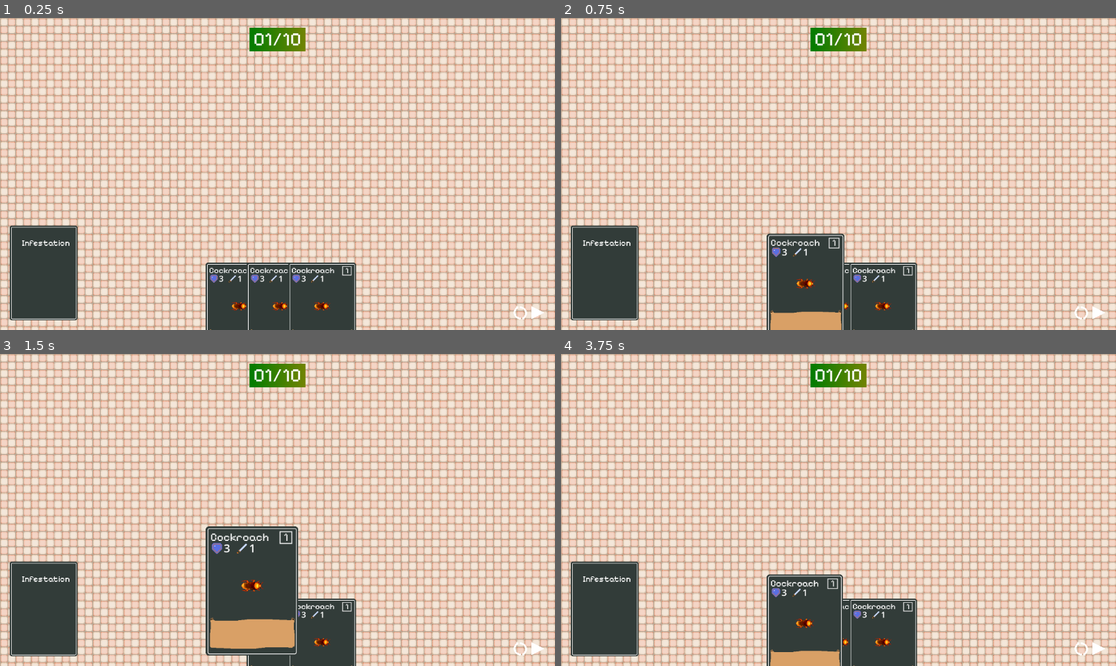
Above: before the commit, frames 1-4 (two rows, left to right).
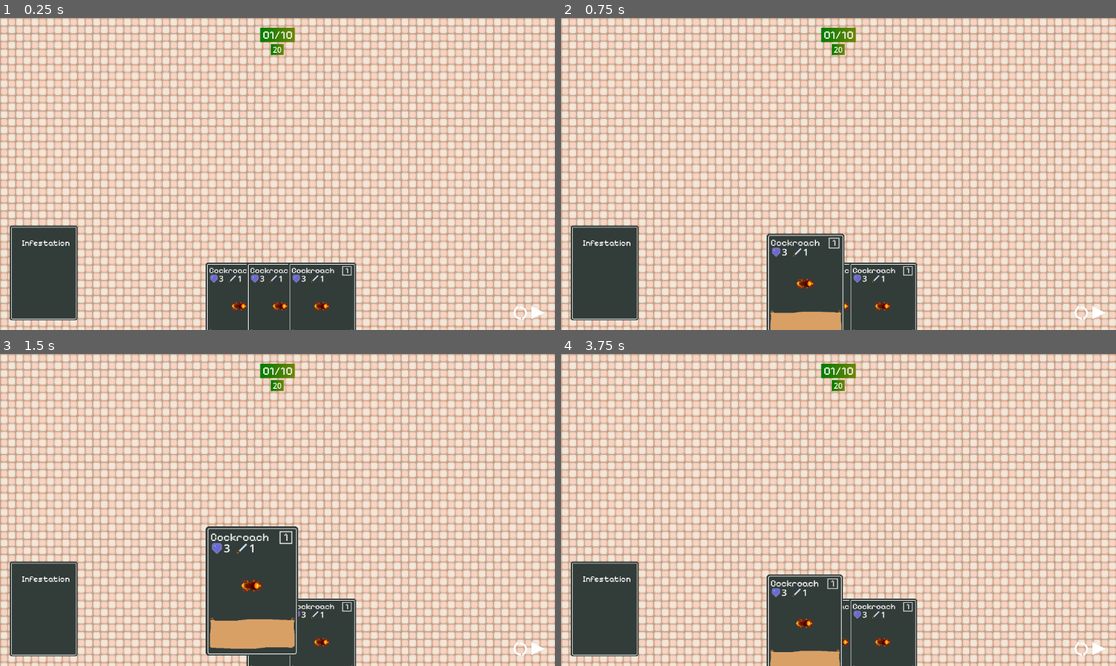
Above: after the commit, the same moments.

Repository: Degenerate-Games/Infestation
Game: Godot game, scene res://scenes/levels/5starkitchen.tscn
Same seed, same stepped clock (60 frames per second), same inputs: the game is played once before the commit and once after it.
Inputs (mouse positions are in pixels of both pictures, inside the frame that each line leads up to):
- Up to frame 1 (0.25 s): no input
- Up to frame 2 (0.75 s): tap Enter at 0.5 s; move the mouse to (799, 311) at 0.52 s; press the mouse at (799, 311) at 0.53 s
- Up to frame 3 (1.5 s): move the mouse to (283, 647) at 1.27 s; release the mouse at (283, 647) at 1.28 s; click (283, 647) at 1.35 s
- Up to frame 4 (3.75 s): tap Space at 2, 3.5 s; move the mouse to (882, 647) at 2.02 s; press the mouse at (882, 647) at 2.03 s; tap Enter at 2.75 s; move the mouse to (810, 572) at 2.77 s; release the mouse at (810, 572) at 2.78 s; click (810, 572) at 2.85 s; move the mouse to (1005, 556) at 3.52 s; press the mouse at (1005, 556) at 3.53 s

The runs differ from the first frame. In frame 1, 0.6% of the frame differs, in the area x 44-56%, y 3-13%; in frame 2, 0.6%; in frame 3, 0.6%; in frame 4, 0.6%.

Commit message:
Add timer to HUD

Diff:
--- a/scenes/hud.tscn
+++ b/scenes/hud.tscn
@@ -1,16 +1,10 @@
-[gd_scene load_steps=10 format=3 uid="uid://20pfl85f27yc"]
+[gd_scene load_steps=12 format=3 uid="uid://20pfl85f27yc"]
 
 [ext_resource type="Script" path="res://scripts/hud.gd" id="1_07qrn"]
 [ext_resource type="PackedScene" uid="uid://b6nv7jv7kc6cq" path="res://scenes/cards/card_back.tscn" id="3_18r6f"]
 [ext_resource type="Texture2D" uid="uid://ckx8csjf55c6j" path="res://resources/textures/ui/buttons/redraw_pause_play.png" id="3_bpkd3"]
 [ext_resource type="Texture2D" uid="uid://cn6qhgvghdtui" path="res://resources/textures/ui/buttons/play_fastforward_fastforwardactive.png" id="4_1dim4"]
 [ext_resource type="FontFile" uid="uid://dgrqljiryxl0j" path="res://resources/fonts/PixelifySans-VariableFont_wght.ttf" id="5_2anwg"]
-
-[sub_resource type="Gradient" id="Gradient_kh3iq"]
-colors = PackedColorArray(0, 0.486275, 0, 1, 0.45098, 0.517647, 0.0156863, 1)
-
-[sub_resource type="GradientTexture1D" id="GradientTexture1D_fgfvx"]
-gradient = SubResource("Gradient_kh3iq")
 
 [sub_resource type="AtlasTexture" id="AtlasTexture_ikbn5"]
 atlas = ExtResource("3_bpkd3")
@@ -20,8 +14,22 @@
 atlas = ExtResource("4_1dim4")
 region = Rect2(0, 0, 32, 32)
 
-[node name="HUD" type="Node2D" node_paths=PackedStringArray("control_button_1", "control_button_2")]
+[sub_resource type="Gradient" id="Gradient_kh3iq"]
+colors = PackedColorArray(0, 0.486275, 0, 1, 0.45098, 0.517647, 0.0156863, 1)
+
+[sub_resource type="GradientTexture1D" id="GradientTexture1D_fgfvx"]
+gradient = SubResource("Gradient_kh3iq")
+
+[sub_resource type="Gradient" id="Gradient_2dq6h"]
+colors = PackedColorArray(0.00784314, 0.486275, 0, 1, 0.45098, 0.517647, 0.0156863, 1)
+
+[sub_resource type="GradientTexture1D" id="GradientTexture1D_0qnfp"]
+gradient = SubResource("Gradient_2dq6h")
+
+[node name="HUD" type="Node2D" node_paths=PackedStringArray("wave_display", "discard_pile", "control_button_1", "control_button_2")]
 script = ExtResource("1_07qrn")
+wave_display = NodePath("MainContainer/Status Container/Wave")
+discard_pile = NodePath("DiscardPile")
 control_button_1 = NodePath("MainContainer/ControlButtonContainer/ControlButton1")
 control_button_2 = NodePath("MainContainer/ControlButtonContainer/ControlButton2")
 
@@ -32,25 +40,6 @@
 theme_override_constants/margin_top = 20
 theme_override_constants/margin_right = 20
 theme_override_constants/margin_bottom = 20
-
-[node name="Wave" type="Label" parent="MainContainer"]
-layout_mode = 2
-size_flags_horizontal = 4
-size_flags_vertical = 0
-theme_override_fonts/font = ExtResource("5_2anwg")
-theme_override_font_sizes/font_size = 40
-text = " 01/10 "
-
-[node name="WaveBackground" type="TextureRect" parent="MainContainer/Wave"]
-show_behind_parent = true
-layout_mode = 1
-anchors_preset = 15
-anchor_right = 1.0
-anchor_bottom = 1.0
-grow_horizontal = 2
-grow_vertical = 2
-texture = SubResource("GradientTexture1D_fgfvx")
-expand_mode = 2
 
 [node name="ControlButtonContainer" type="HBoxContainer" parent="MainContainer"]
 layout_mode = 2
@@ -69,6 +58,55 @@
 size_flags_vertical = 8
 texture = SubResource("AtlasTexture_ntp2v")
 
+[node name="Status Container" type="VBoxContainer" parent="MainContainer"]
+layout_mode = 2
+size_flags_horizontal = 4
+size_flags_vertical = 0
+
+[node name="Wave" type="Label" parent="MainContainer/Status Container"]
+layout_mode = 2
+size_flags_horizontal = 4
+size_flags_vertical = 0
+theme_override_fonts/font = ExtResource("5_2anwg")
+theme_override_font_sizes/font_size = 25
+text = " 01/10 "
+horizontal_alignment = 1
+vertical_alignment = 1
+
+[node name="WaveBackground" type="TextureRect" parent="MainContainer/Status Container/Wave"]
+show_behind_parent = true
+layout_mode = 1
+anchors_preset = 15
+anchor_right = 1.0
+anchor_bottom = 1.0
+grow_horizontal = 2
+grow_vertical = 2
+texture = SubResource("GradientTexture1D_fgfvx")
+expand_mode = 2
+
+[node name="TimerDisplay" type="Label" parent="MainContainer/Status Container"]
+layout_mode = 2
+size_flags_horizontal = 4
+size_flags_vertical = 8
+text = " 20 "
+horizontal_alignment = 1
+vertical_alignment = 1
+
+[node name="RoundTimer" type="Timer" parent="MainContainer/Status Container/TimerDisplay"]
+wait_time = 20.0
+one_shot = true
+
+[node name="TextureRect" type="TextureRect" parent="MainContainer/Status Container/TimerDisplay"]
+show_behind_parent = true
+layout_mode = 1
+anchors_preset = 15
+anchor_right = 1.0
+anchor_bottom = 1.0
+grow_horizontal = 2
+grow_vertical = 2
+texture = SubResource("GradientTexture1D_0qnfp")
+expand_mode = 1
+
 [node name="DiscardPile" parent="." instance=ExtResource("3_18r6f")]
 offset_left = 20.0
 offset_top = 431.0
